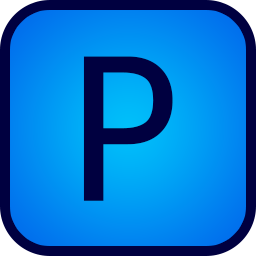
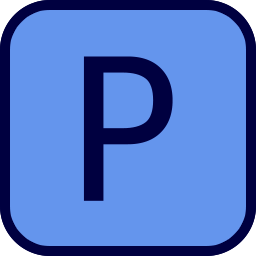
Two versions of the same layered image (256×256). Layer-by-layer changes:
painted on "P" over left=83, top=56, right=173, bottom=201
added layer "圆角矩形 2" above "圆角矩形 1" over left=0, top=0, right=256, bottom=256
painted on "圆角矩形 1" over left=0, top=0, right=256, bottom=256
